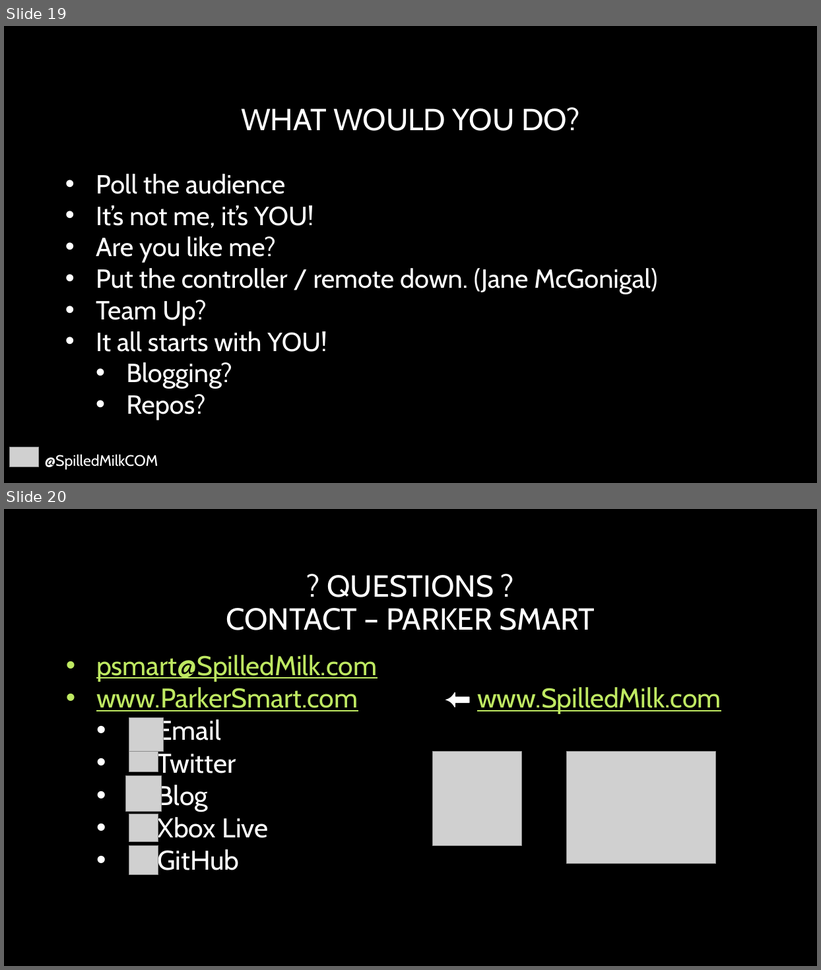
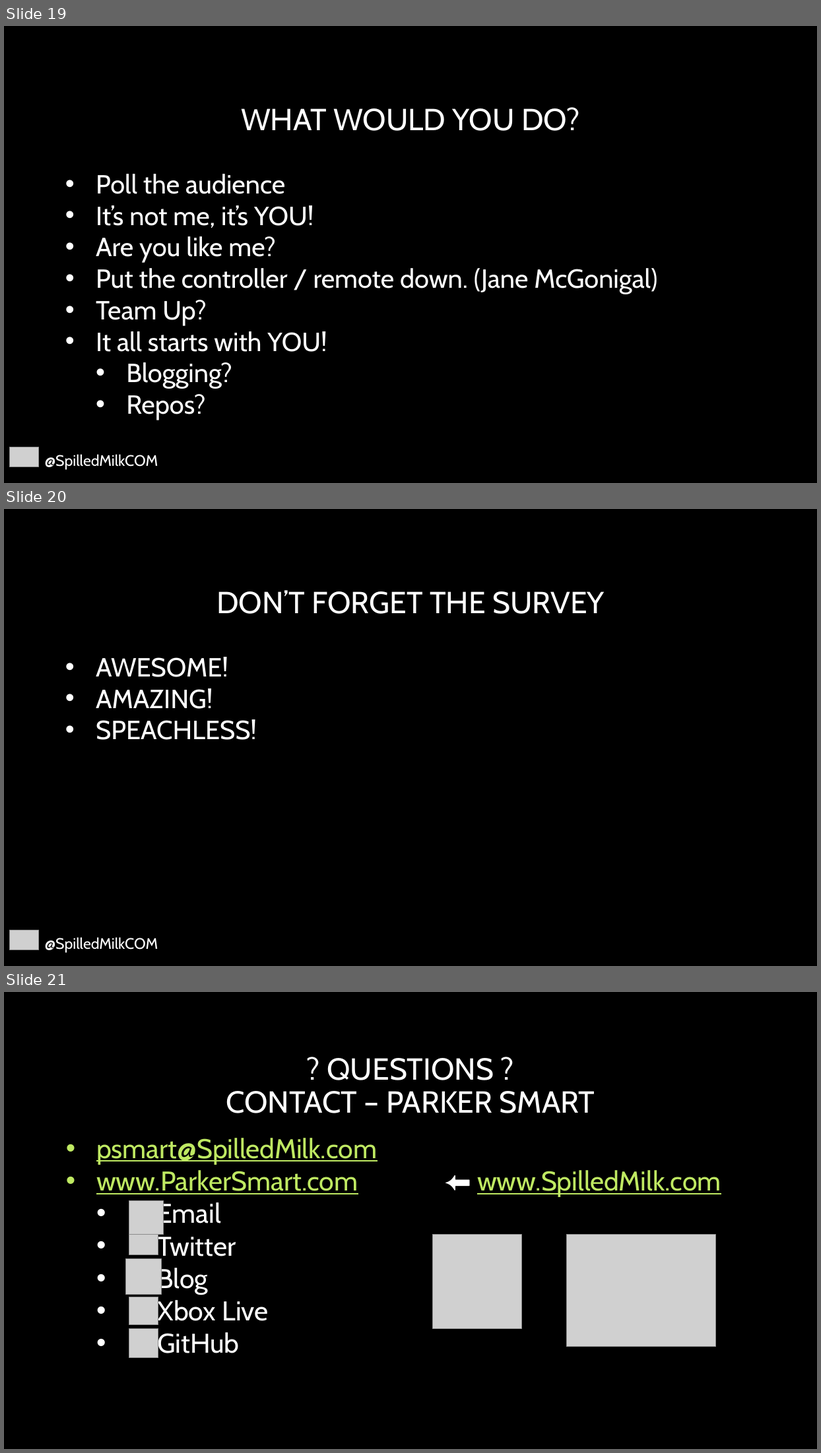
Before and after one commit to SpilledMilkCOM/DenDevDayUWP, a slide deck: Giving Back.pptx. Shown one above the other, each under a label of ours: slides 19 and 20 before the commit, slides 19, 20 and 21 after it. The pictures are 821x970 and 821x1453 pixels, drawn with LibreOffice and Linux fonts; fonts in the diff are those of the drawing; grey boxes stand for pictures; background and template pictures are left out. Boxes give left, top, right and bottom in pixels: in the first picture for what was removed or moved away, otherwise in the second. Text is boxed around its words. In the diff, an @@ line names an element or a change of style, - is before the commit and + after.

Commit message:
Deck tweak.

```diff
--- a/Giving Back.pptx
+++ b/Giving Back.pptx
@@ slide 20 added at (x1=4, y1=509, x2=817, y2=966), background picture (left out) @@
@@ title added at (x1=217, y1=590, x2=605, y2=614), 36 pt, text #FFFFFF @@
+DON’T FORGET THE SURVEY
@@ text added at (x1=96, y1=657, x2=257, y2=740), 31 pt, text #FFFFFF @@
+• AWESOME!
+• AMAZING!
+• SPEACHLESS!
@@ picture added at (x1=9, y1=931, x2=39, y2=951) @@
@@ text added at (x1=45, y1=937, x2=158, y2=953), 18 pt, text #FFFFFF @@
+@SpilledMilkCOM
@@ what was slide 20 is now slide 21 @@
```
